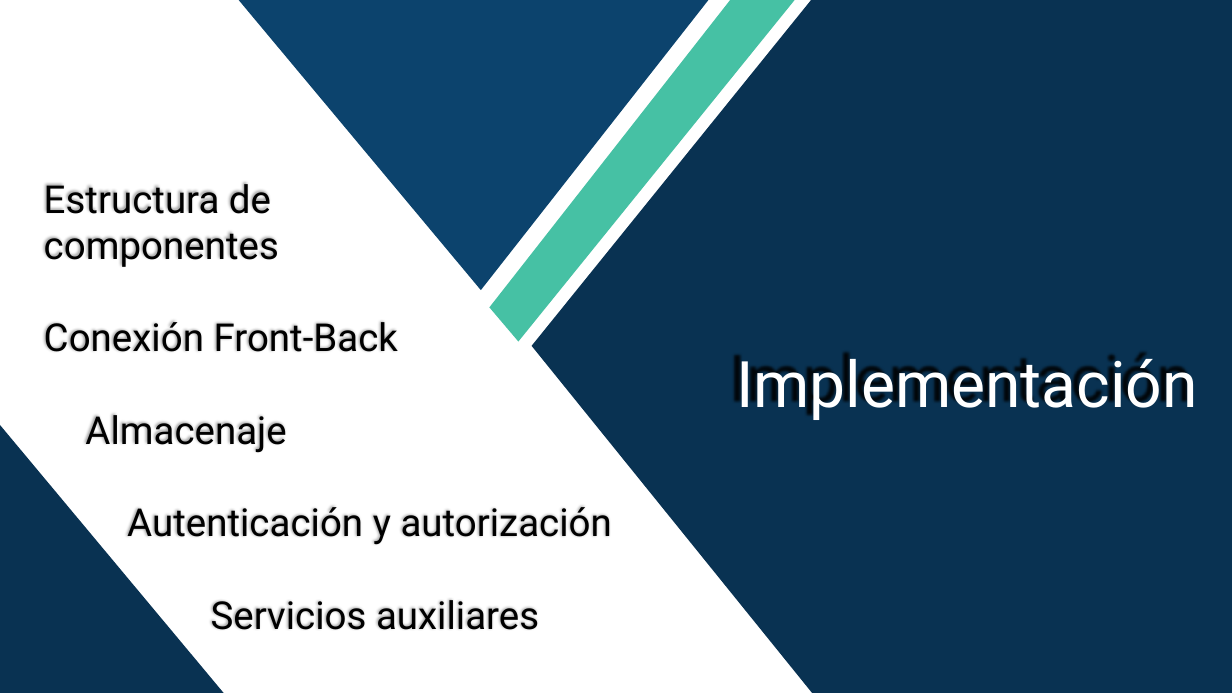
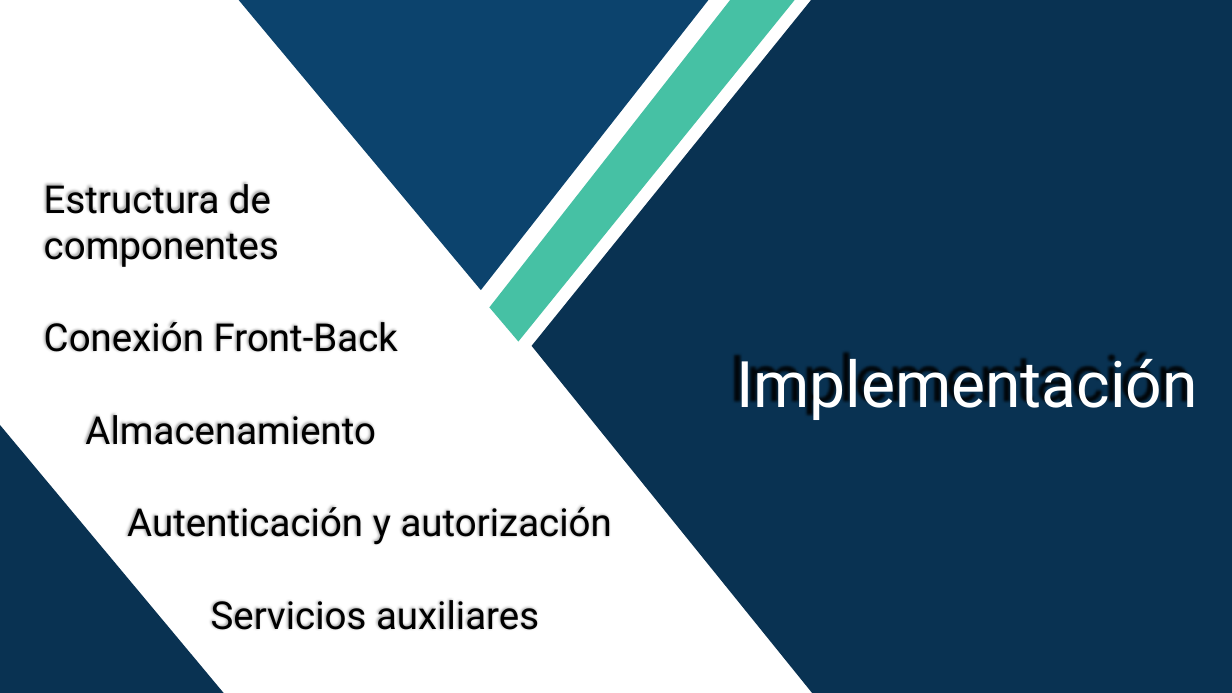
Before and after one commit to DavidBuenoCarmona/TFGinfo, a slide deck: slide 27 of Presentación/TFGinfo.pptx. Drawn at 1232x693 pixels with LibreOffice and Linux fonts; fonts in the diff are those of the drawing. Boxes give left, top, right and bottom in pixels: in the first picture for what was removed or moved away, otherwise in the second. Text is boxed around its words. In the diff, an @@ line names an element or a change of style, - is before the commit and + after.

```diff
--- a/Presentación/TFGinfo.pptx
+++ b/Presentación/TFGinfo.pptx
@@ text in free at (85, 414, 376, 445): text changed @@
-Almacenaje
+Almacenamiento
```
Also in this commit, not shown: 6 other slides changed, 2 slides added.
